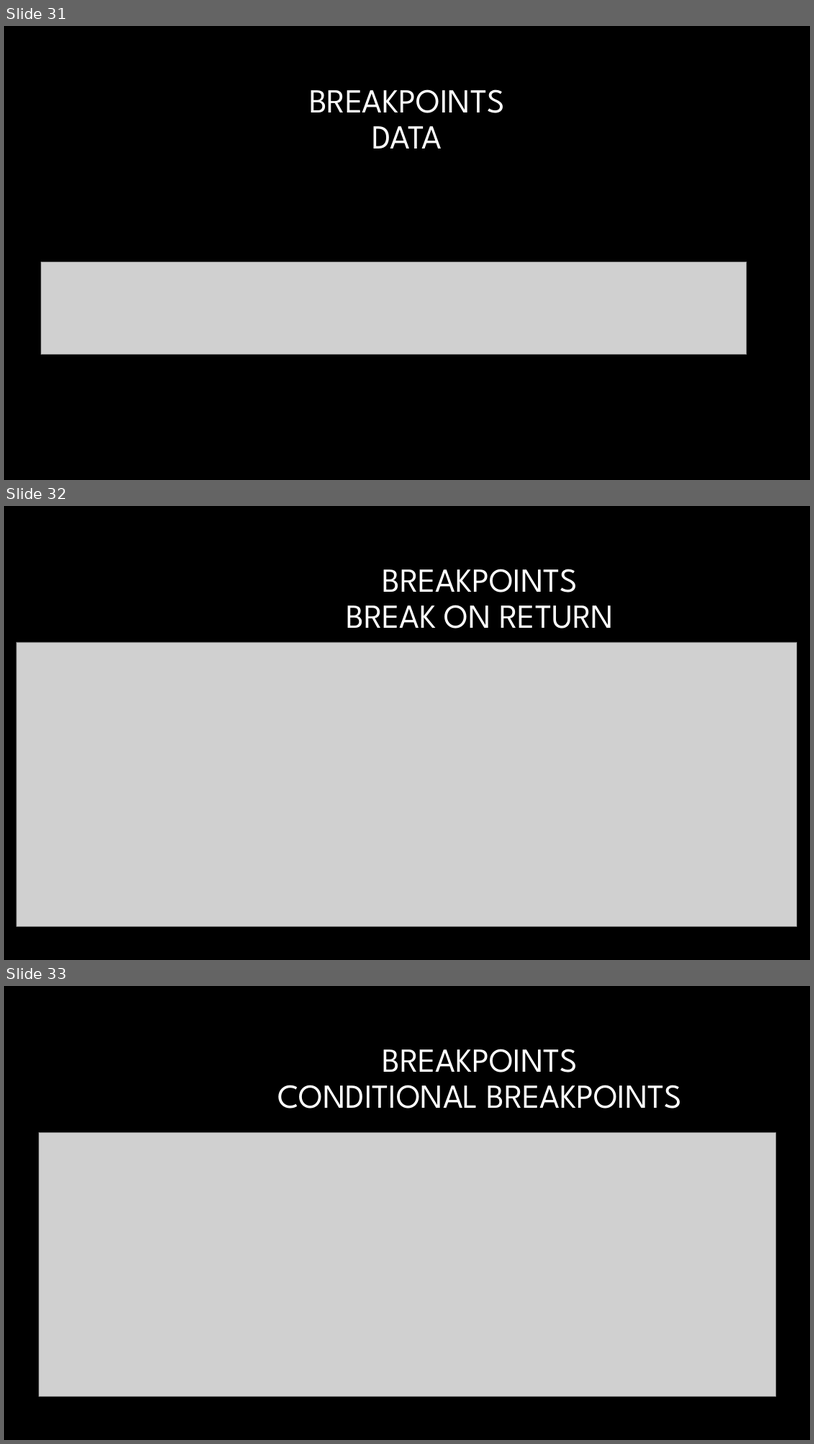
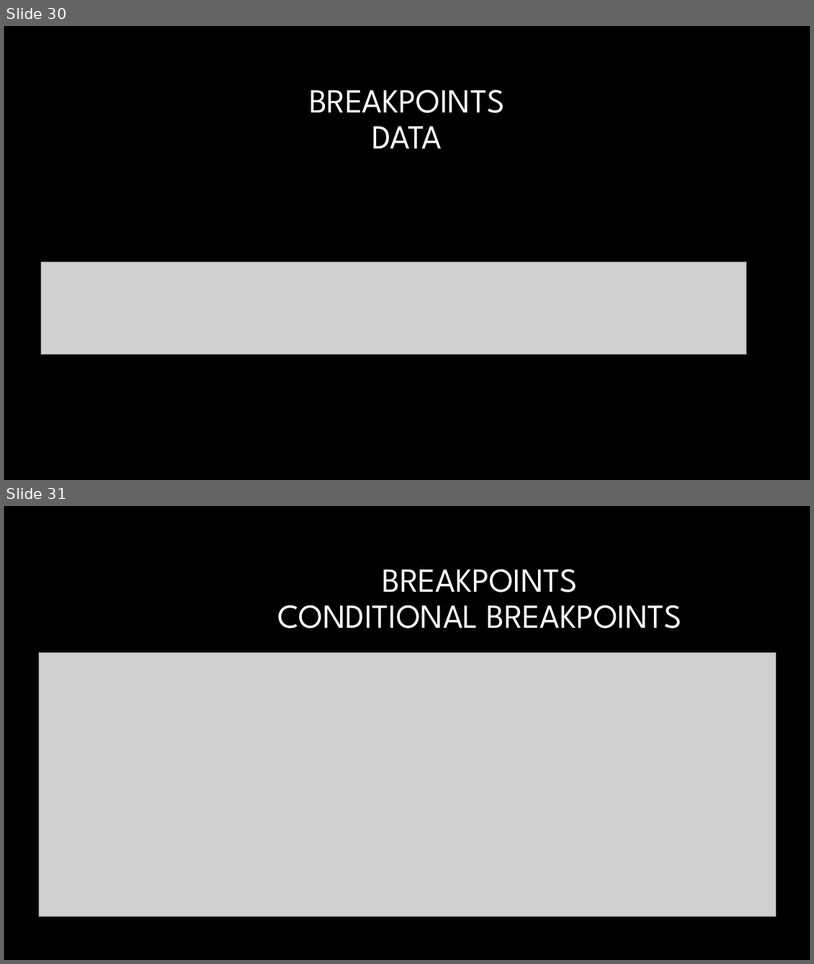
Before and after one commit to GBPhilip/Debugging, a slide deck: Debugging1.pptx. Shown one above the other, each under a label of ours: slides 31, 32 and 33 before the commit, slides 30 and 31 after it. The pictures are 814x1444 and 814x964 pixels, drawn with LibreOffice and Linux fonts; fonts in the diff are those of the drawing; grey boxes stand for pictures; background and template pictures are left out. Boxes give left, top, right and bottom in pixels: in the first picture for what was removed or moved away, otherwise in the second. Text is boxed around its words. In the diff, an @@ line names an element or a change of style, - is before the commit and + after.

```diff
--- a/Debugging1.pptx
+++ b/Debugging1.pptx
@@ slide 32 removed at (4, 506, 810, 960), background #000000 @@
@@ title removed at (347, 569, 614, 628) @@
-BREAKPOINTS
-BREAK ON RETURN
@@ picture removed at (16, 642, 797, 926) @@
@@ what was slide 31 is now slide 30 @@
@@ what was slide 33 is now slide 31 @@
```
Also in this commit, not shown: 3 slides changed, 1 other slide removed, 1 other file.
